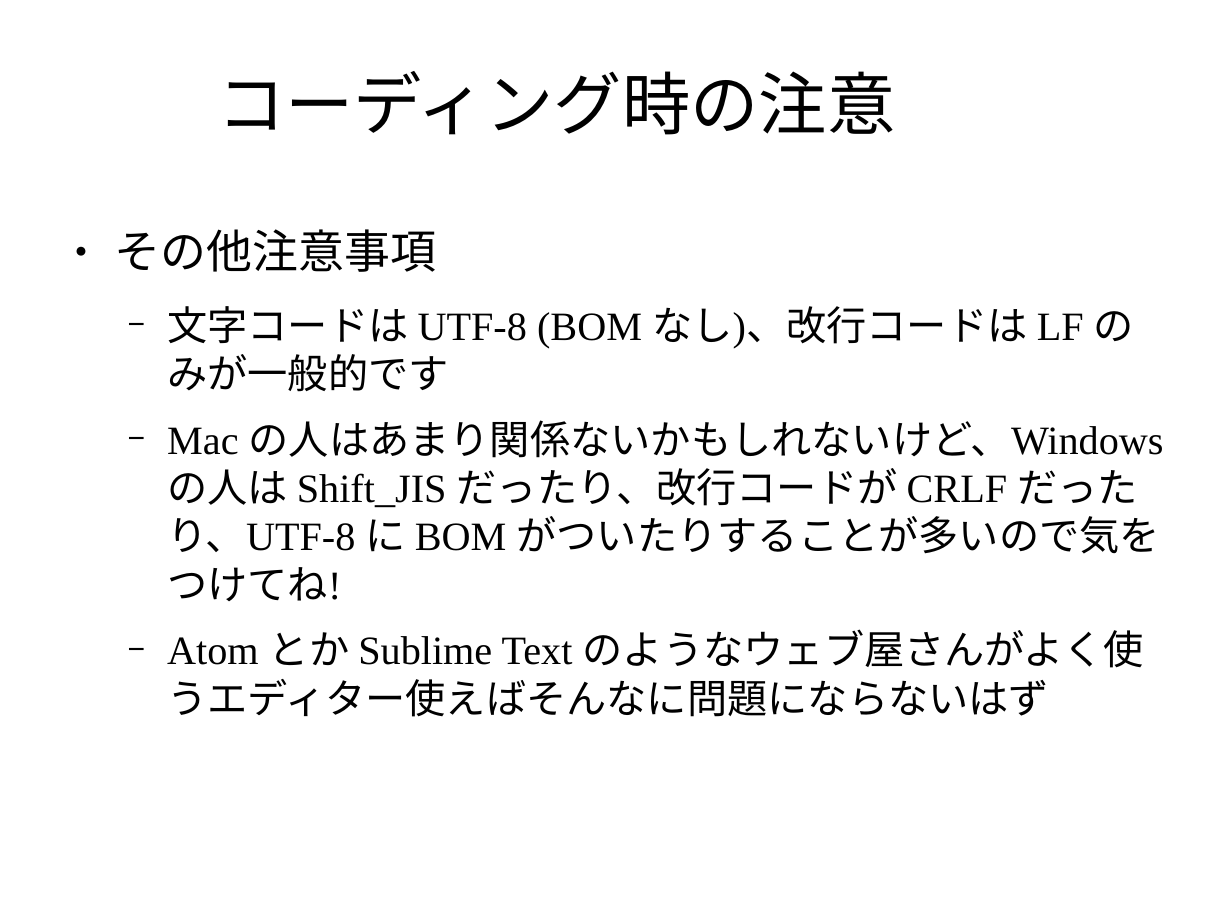
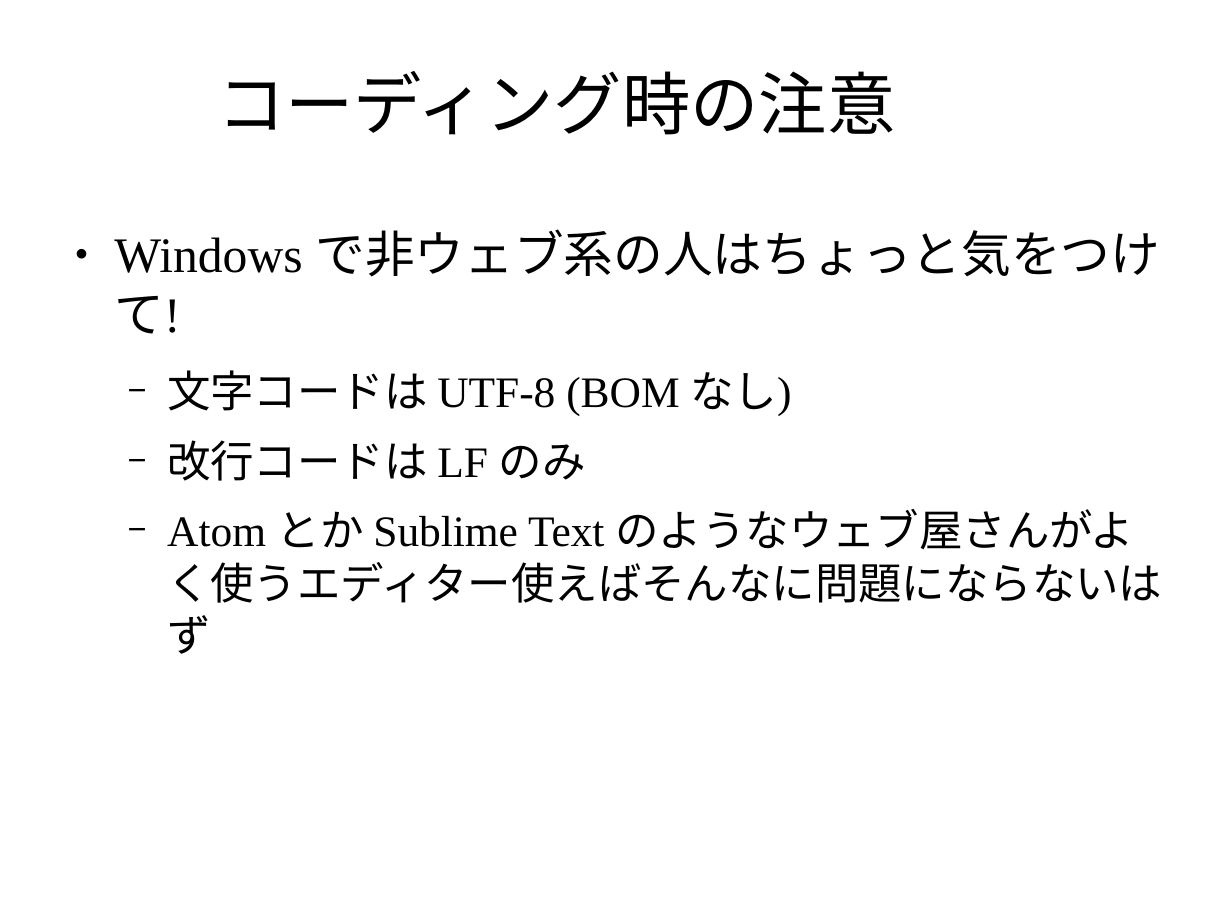
Before and after one commit to masakura/slides, a slide deck: slide 34 of html5jk#1/slide2.odp (slide 31 before the commit). Drawn at 1232x924 pixels with LibreOffice and Linux fonts; fonts in the diff are those of the drawing; background and template pictures are left out. Boxes give left, top, right and bottom in pixels: in the first picture for what was removed or moved away, otherwise in the second. Text is boxed around its words. In the diff, an @@ line names an element or a change of style, - is before the commit and + after.

```diff
--- a/html5jk#1/slide2.odp
+++ b/html5jk#1/slide2.odp
@@ text at (114,229,1160,481): text changed; size 25.9 to 28 pt @@
-● その他注意事項
-  − 文字コードは UTF-8 (BOM なし)、改行コードは LF のみが一般的です
-  − Mac の人はあまり関係ないかもしれないけど、Windows の人は Shift_JIS だったり、改行コードが CRLF だったり、UTF-8 に BOM がついたりすることが多いので気をつけてね!
+● Windows で非ウェブ系の人はちょっと気をつけて!
+  − 文字コードは UTF-8 (BOM なし)
+  − 改行コードは LF のみ
@@ text at (167,509,1162,654): size 25.9 to 28 pt in "Atom とか Sublime Text のようなウェブ屋さんがよく使うエディター使えばそんなに問題にならないはず" @@
```
Also in this commit, not shown: 9 other slides changed, 4 slides added, 2 other files.
